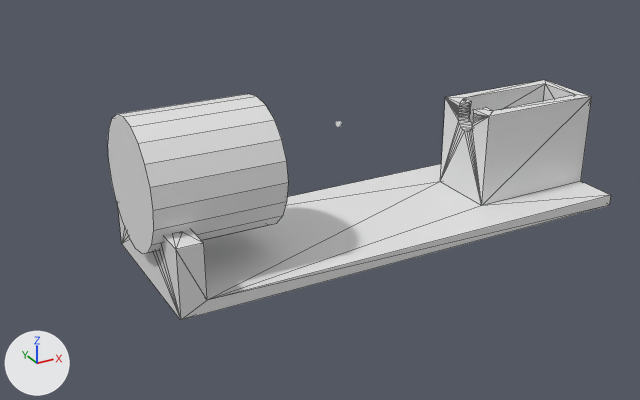
One commit to the Blender file parts/ballast/assembly.blend: the scene before it, then after it.
The view is the same before and after, from a 50 mm camera at (-99.7, -174.1, 82.6) aimed at (-5.8, -3.4, -2.7). Every picture has the same lights, and +X, +Y and +Z are marked at lower left. Mesh edges are drawn as thin lines on the coarser meshes.

Objects in the first picture: 'Ballast-Tray-V2', 'align tray front'.
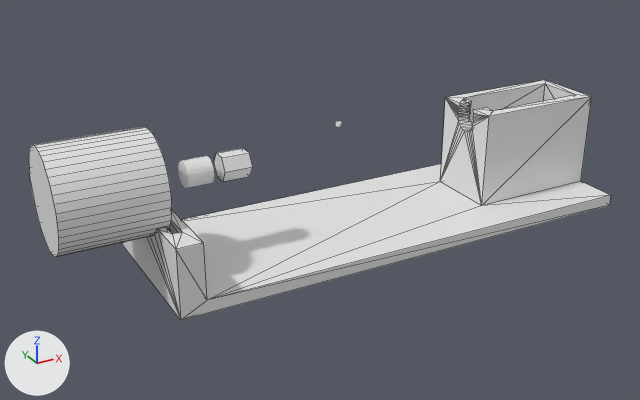
Where the change shows, as pixel boxes [x1, y1, x2, y2] in the pictures (640 x 400 px):
```json
{"object": "Ballast-Tray-V2", "change": "reshaped, modifiers changed", "before": [118, 80, 611, 320], "after": [121, 80, 611, 320]}
{"object": "align tray front", "change": "hidden", "before": [108, 94, 288, 254]}
{"object": "Cylinder", "change": "added", "after": [29, 127, 172, 257]}
```

Edits to the scene script, one JSON object a line:
```json
{"op": "add", "block": "me_cylinder_004", "code": ["me_cylinder_004 = bpy.data.meshes.new('Cylinder.004')", "me_cylinder_004.from_pydata(...)  # a 40-sided cylinder along z spanning x -1.0..1.0, y -1.0..1.0, z -1.0..1.0"]}
{"op": "add", "block": "ob_align_tray_front", "code": "ob_align_tray_front.hide_viewport = True"}
{"op": "add", "block": "ob_ballast_tray_v2", "code": "_m = ob_ballast_tray_v2.modifiers.new('Boolean', 'BOOLEAN')"}
{"op": "add", "block": "ob_ballast_tray_v2", "code": "_m.object = ob_cylinder"}
{"op": "add", "block": "ob_ballast_tray_v2", "code": "_m.solver = 'FLOAT'"}
{"op": "add", "block": "ob_cylinder", "code": ["ob_cylinder = bpy.data.objects.new('Cylinder', me_cylinder_004)", "ob_cylinder.location = (-57.8, -2.7, 10.1)", "ob_cylinder.rotation_euler = (0.0, 1.571, 0.0)  # degrees (0, 90, 0)", "ob_cylinder.scale = (11.6, 11.6, 11.6)"]}
```
